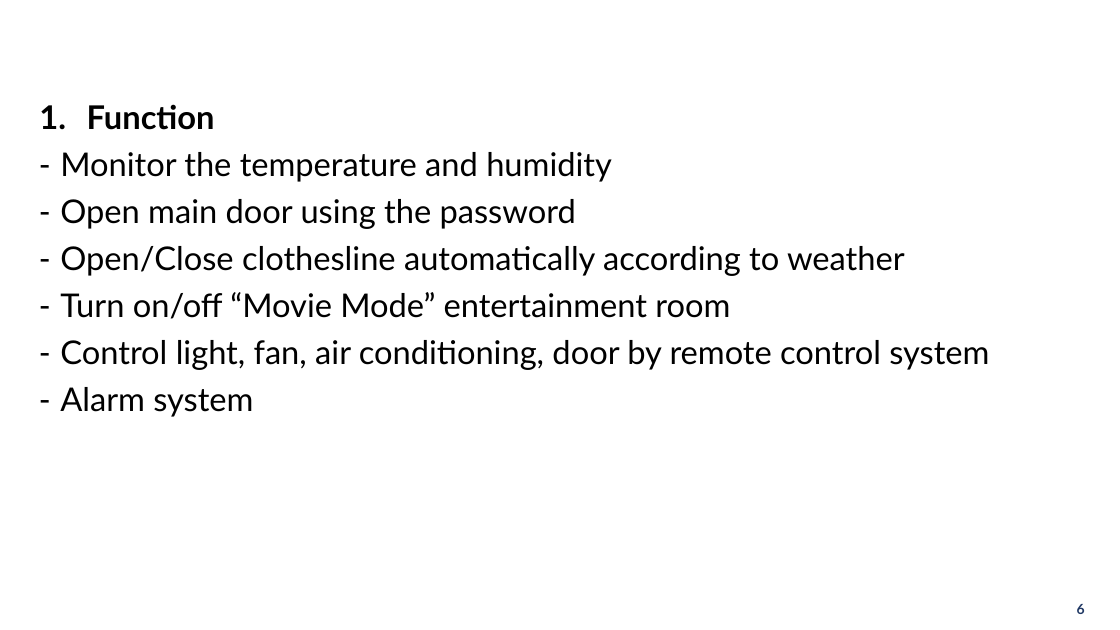
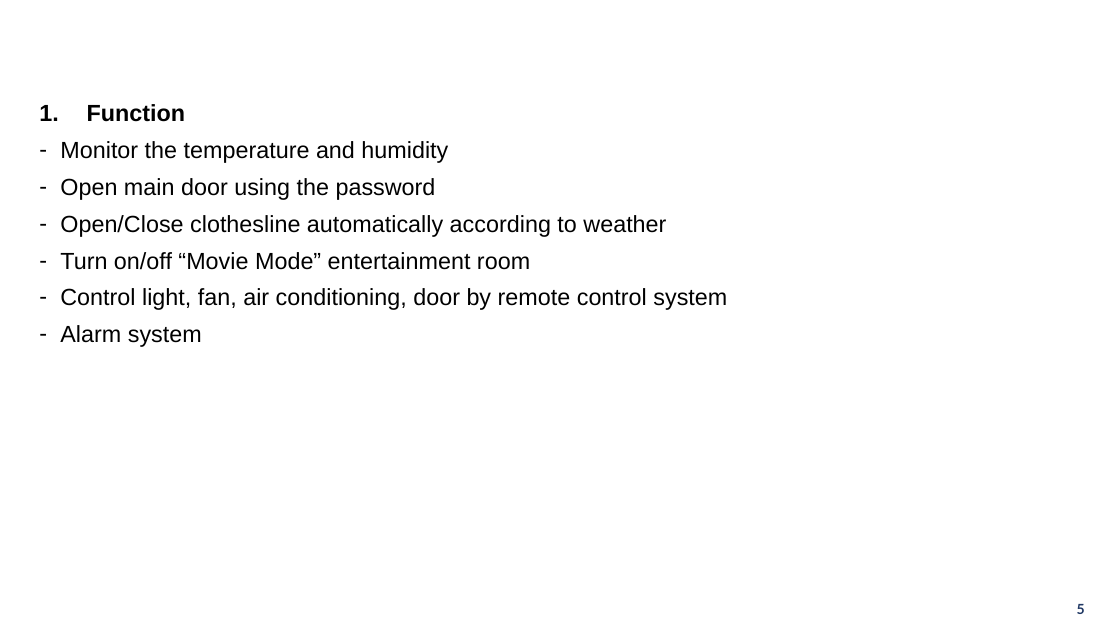
Before and after one commit to ndmbka2k/DATN, a slide deck: slide 5 of POWERPOINT/GraduationThesis_pp.pptx (slide 6 before the commit). Drawn at 1120x630 pixels with LibreOffice and Linux fonts; fonts in the diff are those of the drawing; background and template pictures are left out. Boxes give left, top, right and bottom in pixels: in the first picture for what was removed or moved away, otherwise in the second. Text is boxed around its words. In the diff, an @@ line names an element or a change of style, - is before the commit and + after.

```diff
--- a/POWERPOINT/GraduationThesis_pp.pptx
+++ b/POWERPOINT/GraduationThesis_pp.pptx
@@ text "Function" at box(60, 104, 727, 347): size 28 to 20 pt, font Lato to Arial @@
@@ page number at box(1077, 604, 1085, 614): text changed @@
-6
+5
```
Also in this commit, not shown: 4 other slides changed, 2 slides added, 3 slides removed, 3 other files.
